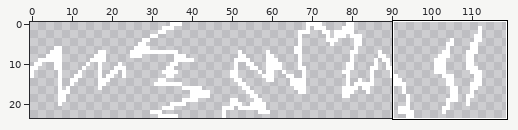
Two versions of one pixel-art file, assets/asesprite/particles.aseprite. The picture above shows the old version from afar; the outline marks the close-up.
Close-up. Before:
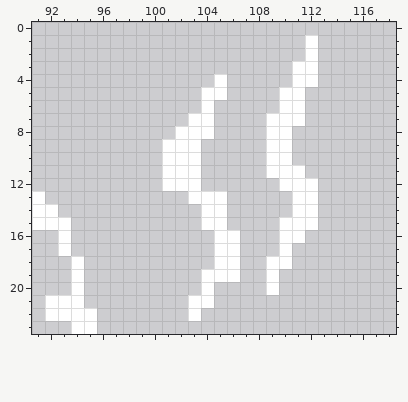
120x24 pixels, 1 frame. Shown: x 91..118, y 0..23. The wide view leaves out empty margins.
The same view after the edit:
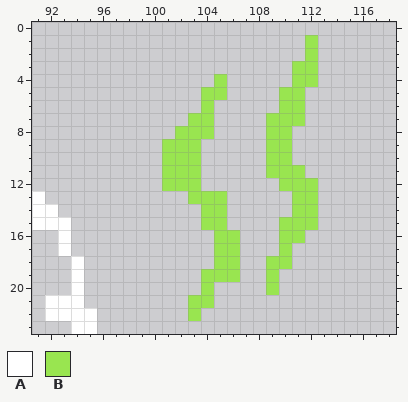
Palette (. is transparent): A #ffffff  B #99e550
Edits made:
y 1..2: x 112 A -> B
y 3: x 111..112 AA -> BB
y 4: x 105 A -> B; x 111..112 AA -> BB
y 5: x 104..105 AA -> BB; x 110..111 AA -> BB
y 6: x 104 A -> B; x 110..111 AA -> BB
y 7: x 103..104 AA -> BB; x 109..111 AAA -> BBB
y 8: x 102..104 AAA -> BBB; x 109..110 AA -> BB
y 9..10: x 101..103 AAA -> BBB; x 109..110 AA -> BB
y 11: x 101..103 AAA -> BBB; x 109..111 AAA -> BBB
y 12: x 101..103 AAA -> BBB; x 110..112 AAA -> BBB
y 13: x 103..105 AAA -> BBB; x 111..112 AA -> BB
y 14: x 104..105 AA -> BB; x 111..112 AA -> BB
y 15: x 104..105 AA -> BB; x 110..112 AAA -> BBB
y 16: x 105..106 AA -> BB; x 110..111 AA -> BB
y 17: x 105..106 AA -> BB; x 110 A -> B
y 18: x 105..106 AA -> BB; x 109..110 AA -> BB
y 19: x 104..106 AAA -> BBB; x 109 A -> B
y 20: x 104 A -> B; x 109 A -> B
y 21: x 103..104 AA -> BB
y 22: x 103 A -> B
